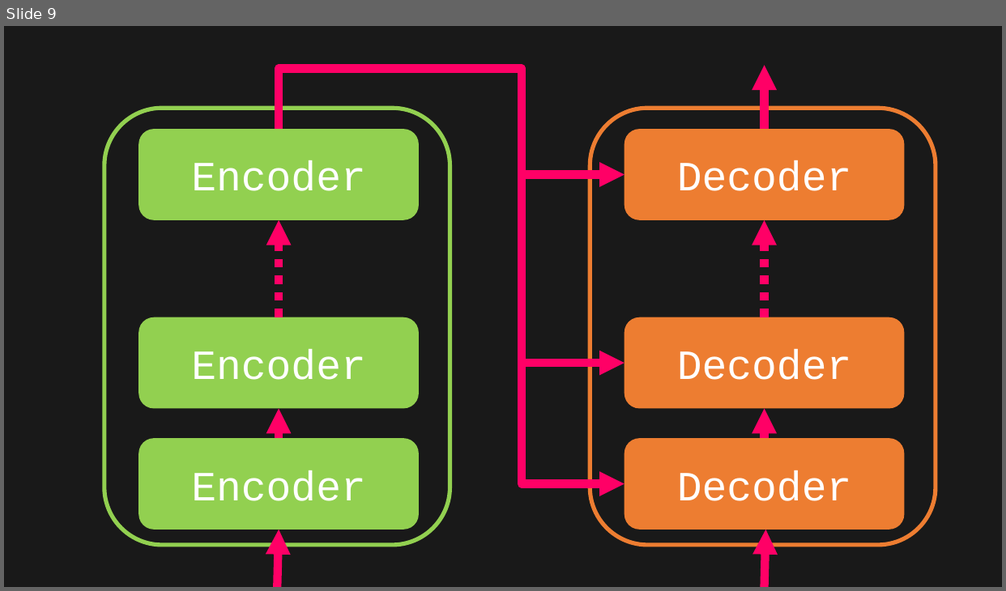
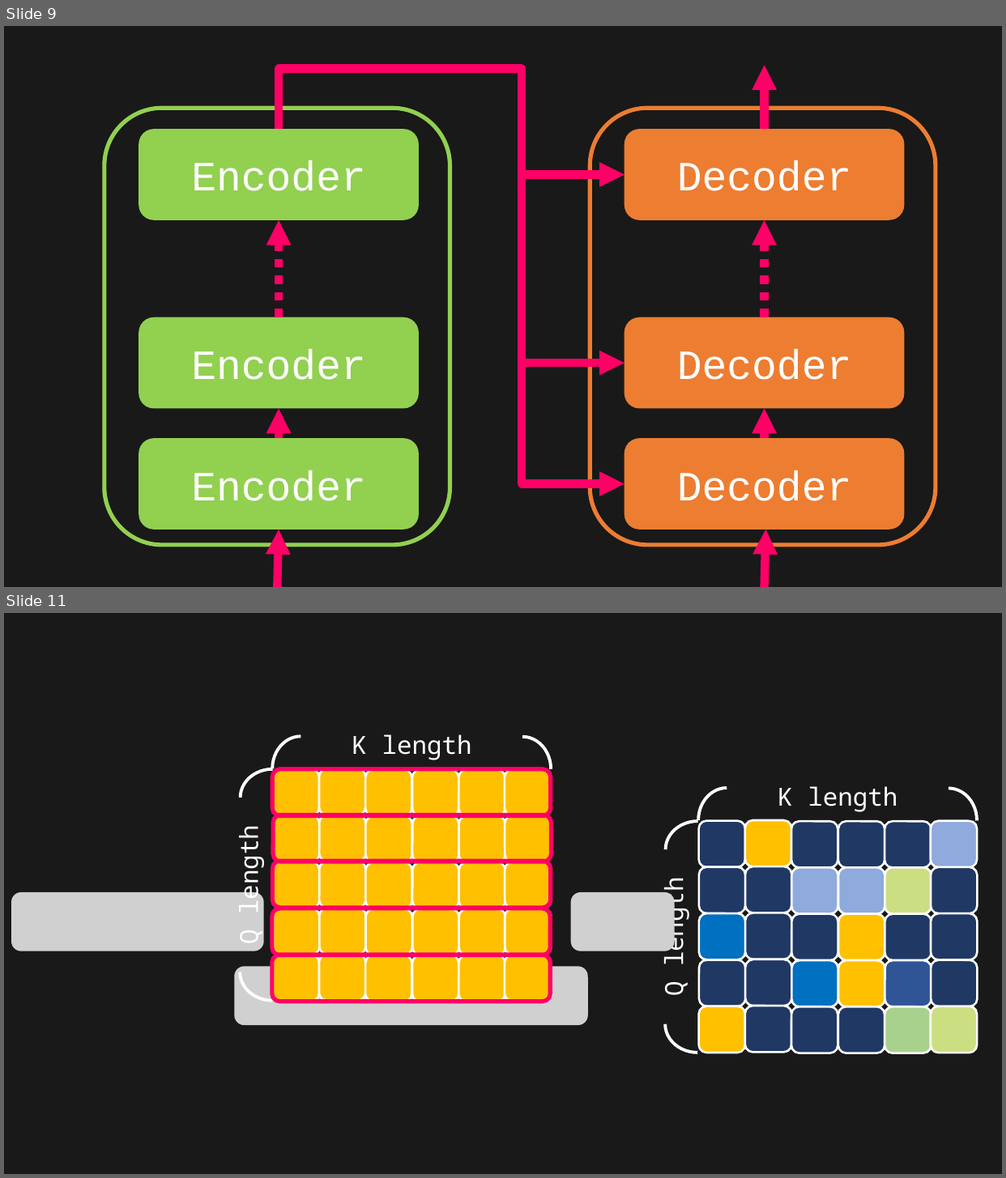
Before and after one commit to toonnyy8/PPT, a slide deck: Attention-is-all-you-need/image.pptx. Shown one above the other, each under a label of ours: slide 9 before the commit, slides 9 and 11 after it; the slides between them are not shown. The pictures are 1006x591 and 1006x1178 pixels, drawn with LibreOffice and Linux fonts; fonts in the diff are those of the drawing; grey boxes stand for pictures. Boxes give left, top, right and bottom in pixels: in the first picture for what was removed or moved away, otherwise in the second. Text is boxed around its words. In the diff, an @@ line names an element or a change of style, - is before the commit and + after.

```diff
--- a/Attention-is-all-you-need/image.pptx
+++ b/Attention-is-all-you-need/image.pptx
@@ slide 11 added at bbox=[4, 613, 1002, 1174], background #191919 @@
@@ group added at bbox=[650, 773, 978, 1053]: 32 rounded rectangles, 4 arc (boxed as its full ellipse)s @@
+K length
+Q length
@@ picture added at bbox=[11, 892, 264, 952] @@
@@ picture added at bbox=[571, 892, 675, 952] @@
@@ picture added at bbox=[235, 966, 588, 1025] @@
@@ group added at bbox=[225, 722, 552, 1002]: 37 rounded rectangles, 4 arc (boxed as its full ellipse)s @@
+K length
+Q length
```
Also in this commit, not shown: 1 slide changed, 5 other slides added, 2 other files.
